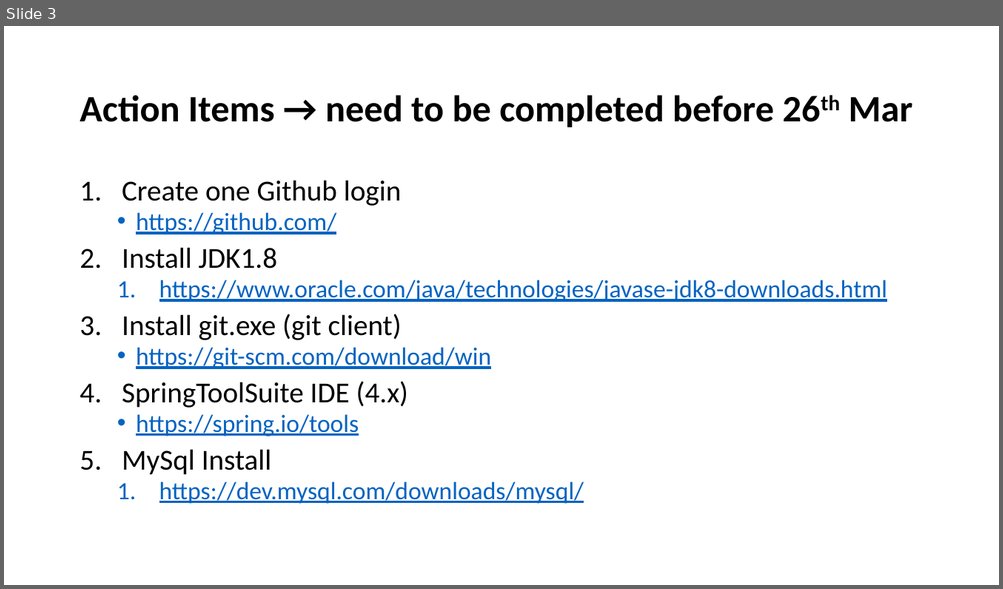
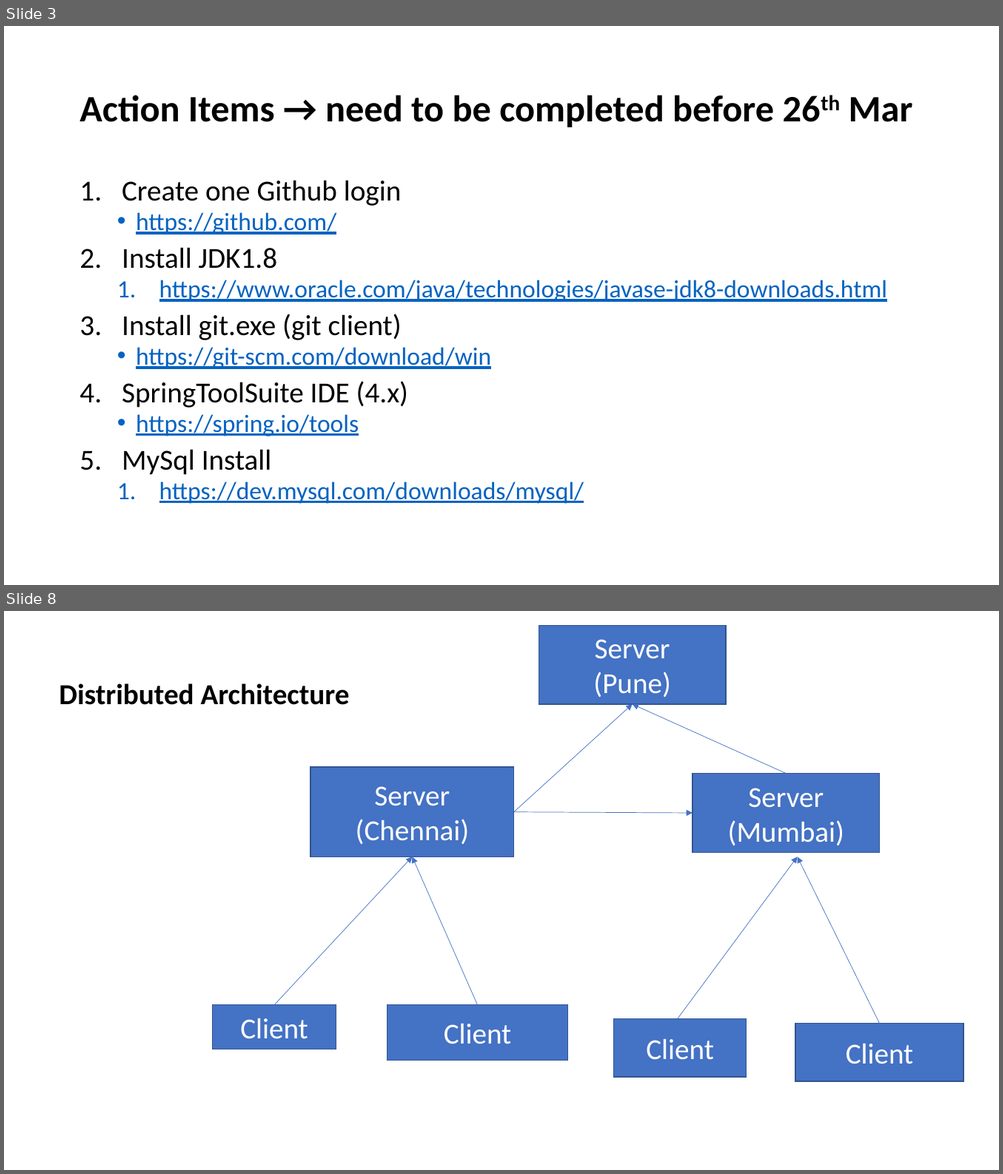
Before and after one commit to Souravpatel/A3_Training, a slide deck: A3 Training - Synchrony.pptx. Shown one above the other, each under a label of ours: slide 3 before the commit, slides 3 and 8 after it; the slides between them are not shown. The pictures are 1003x589 and 1003x1174 pixels, drawn with LibreOffice and Linux fonts; fonts in the diff are those of the drawing. Boxes give left, top, right and bottom in pixels: in the first picture for what was removed or moved away, otherwise in the second. Text is boxed around its words. In the diff, an @@ line names an element or a change of style, - is before the commit and + after.

```diff
--- a/A3 Training - Synchrony.pptx
+++ b/A3 Training - Synchrony.pptx
@@ slide 8 added at (4, 611, 999, 1170), background #FFFFFF @@
@@ rectangle added at (539, 625, 726, 704), fill #4472C4, outline #325491 1 pt, 28 pt, text #FFFFFF @@
+Server
+(Pune)
@@ text added at (59, 684, 350, 705), 28 pt, text #000000, bold @@
+Distributed Architecture
@@ arrow added from (514, 812) to (632, 704), #4472C4 0.5 pt @@
@@ arrow added from (786, 774) to (632, 704), #4472C4 0.5 pt @@
@@ rectangle added at (310, 768, 515, 857), fill #4472C4, outline #325491 1 pt, 28 pt, text #FFFFFF @@
+Server
+(Chennai)
@@ rectangle added at (693, 774, 880, 853), fill #4472C4, outline #325491 1 pt, 28 pt, text #FFFFFF @@
+Server
+(Mumbai)
@@ arrow added from (514, 812) to (693, 813), #4472C4 0.5 pt @@
@@ arrow added from (274, 1005) to (412, 857), #4472C4 0.5 pt @@
@@ arrow added from (478, 1005) to (412, 857), #4472C4 0.5 pt @@
@@ arrow added from (677, 1019) to (797, 857), #4472C4 0.5 pt @@
@@ arrow added from (879, 1024) to (797, 857), #4472C4 0.5 pt @@
@@ rectangle added at (212, 1005, 336, 1051), fill #4472C4, outline #325491 1 pt, 28 pt, text #FFFFFF @@
+Client
@@ rectangle added at (387, 1005, 568, 1061), fill #4472C4, outline #325491 1 pt, 28 pt, text #FFFFFF @@
+Client
@@ rectangle added at (614, 1019, 745, 1077), fill #4472C4, outline #325491 1 pt, 28 pt, text #FFFFFF @@
+Client
@@ rectangle added at (796, 1024, 964, 1082), fill #4472C4, outline #325491 1 pt, 28 pt, text #FFFFFF @@
+Client
```
Also in this commit, not shown: 10 other slides added.
